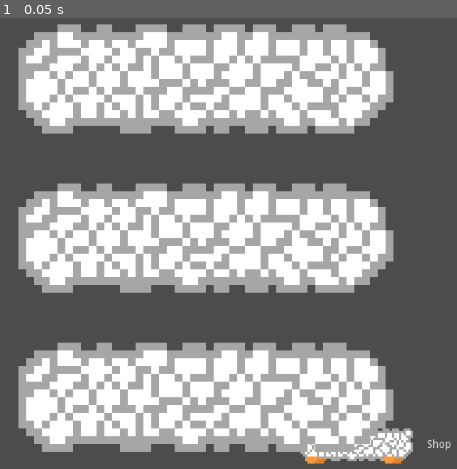
Above: before the commit, frame 1.
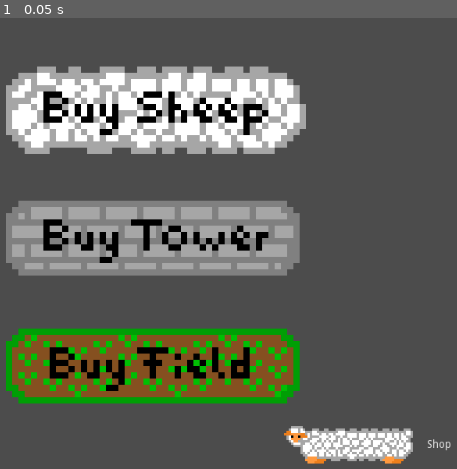
Above: after the commit, the same moment.

Repository: winnerbyhabit/bifigamejamWS19
Game: Godot game, scene res://Shopmenu/Shopping.tscn
Two runs of this game, one before a commit and one after it. Both use one fixed random seed, a clock stepped at 60 frames per second and the inputs below. The project has no main scene, so this scene is started directly.
Inputs:
- Up to frame 1 (0.05 s): no input

The runs differ from the first frame. In frame 1, 55% of the frame differs, in the area x 1-87%, y 1-97%.

Commit message:
Shopbuttons

Diff:
--- a/project/Shopmenu/Shopping.tscn
+++ b/project/Shopmenu/Shopping.tscn
@@ -1,7 +1,9 @@
-[gd_scene load_steps=3 format=2]
+[gd_scene load_steps=5 format=2]
 
 [ext_resource path="res://assets/Button_base.png" type="Texture" id=1]
-[ext_resource path="res://assets/Button_base1.png" type="Texture" id=2]
+[ext_resource path="res://assets/Sheep_Button.png" type="Texture" id=2]
+[ext_resource path="res://assets/Tower_Button.png" type="Texture" id=3]
+[ext_resource path="res://assets/Field_Button_b.png" type="Texture" id=4]
 
 [node name="Shopping" type="Node2D"]
 
@@ -23,18 +25,19 @@
 alignment = 1
 
 [node name="SheepButton" type="TextureButton" parent="VBoxContainer"]
+margin_top = 60.0
 margin_right = 640.0
-margin_bottom = 200.0
+margin_bottom = 220.0
 texture_normal = ExtResource( 2 )
 
 [node name="TowerButton" type="TextureButton" parent="VBoxContainer"]
-margin_top = 204.0
+margin_top = 224.0
 margin_right = 640.0
-margin_bottom = 404.0
-texture_normal = ExtResource( 2 )
+margin_bottom = 384.0
+texture_normal = ExtResource( 3 )
 
 [node name="FieldButton" type="TextureButton" parent="VBoxContainer"]
-margin_top = 408.0
+margin_top = 388.0
 margin_right = 640.0
-margin_bottom = 608.0
-texture_normal = ExtResource( 2 )
+margin_bottom = 548.0
+texture_normal = ExtResource( 4 )
